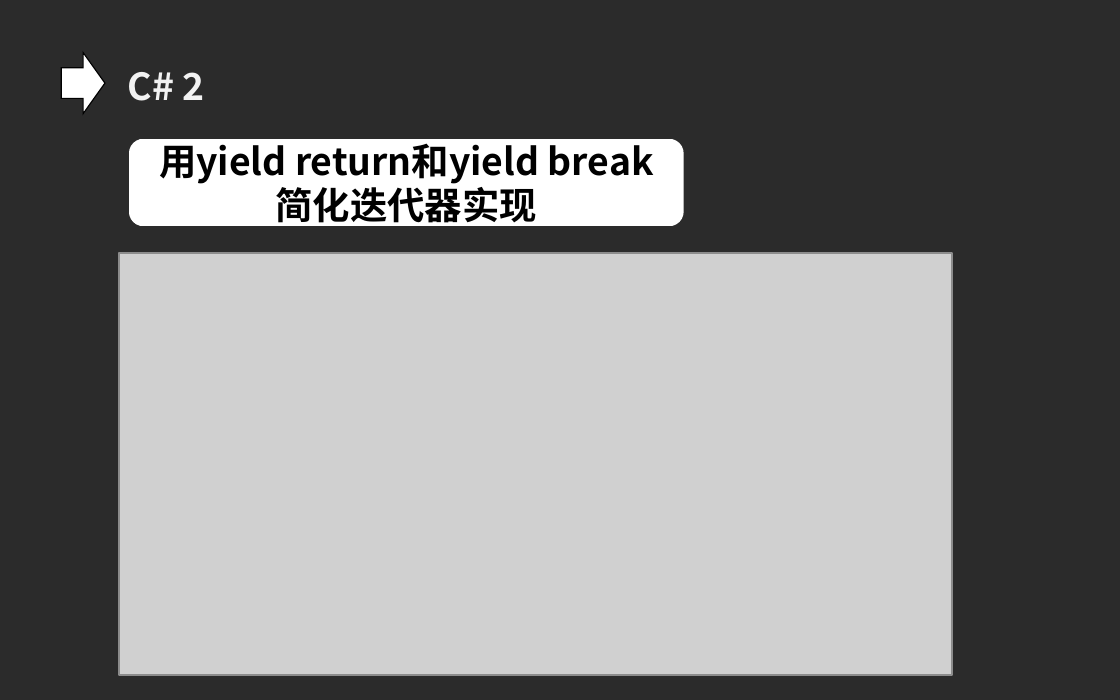
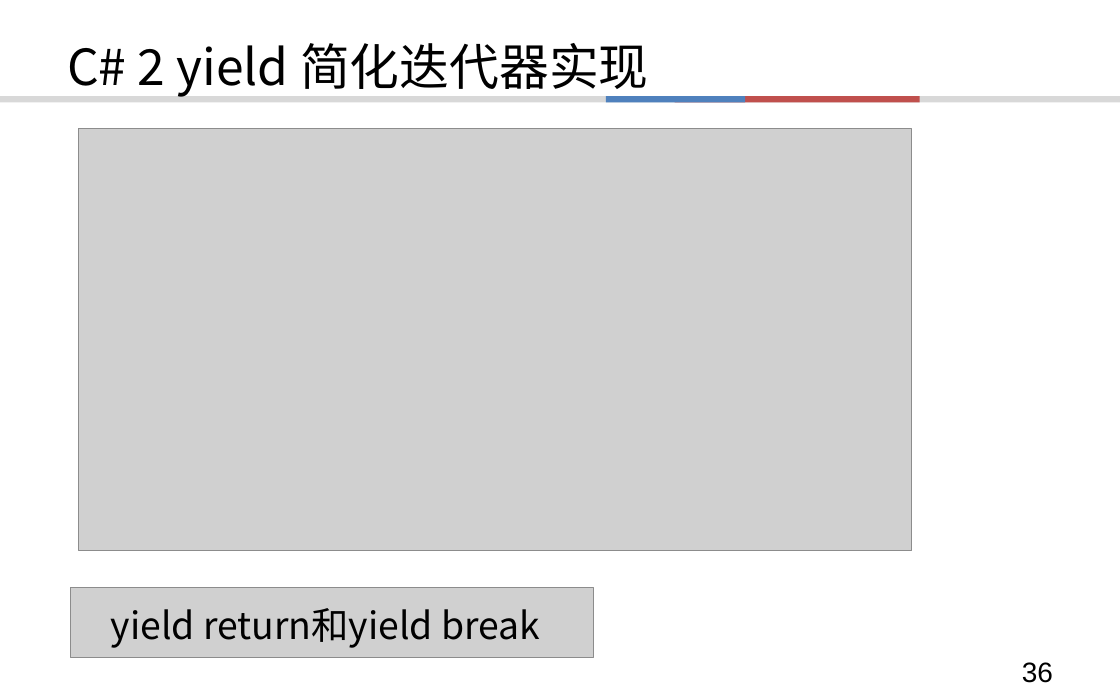
Before and after one commit to TerabyteX/lecture, a slide deck: slide 36 of C#/CsharpEvolution.ppt (slide 29 before the commit). Drawn at 1120x700 pixels with LibreOffice and Linux fonts; fonts in the diff are those of the drawing; grey boxes stand for pictures; background and template pictures are left out; a plain dark background stands for a picture behind light text. Boxes give left, top, right and bottom in pixels: in the first picture for what was removed or moved away, otherwise in the second. Text is boxed around its words. In the diff, an @@ line names an element or a change of style, - is before the commit and + after.

```diff
--- a/C#/CsharpEvolution.ppt
+++ b/C#/CsharpEvolution.ppt
@@ background picture (left out) to #FFFFFF @@
@@ title "C# 2 yield 简化迭代器实现": place and size @@
-title "C# 2 yield 简化迭代器实现" at bbox=[129, 139, 683, 226]
+title "C# 2 yield 简化迭代器实现" at bbox=[67, 43, 649, 97]
@@ title "C# 2 yield 简化迭代器实现" at bbox=[67, 43, 649, 97]: fill #FFFFFF to none @@
@@ right arrow removed at bbox=[62, 53, 105, 114] @@
@@ title at bbox=[67, 43, 649, 97]: text changed; size 24 to 32 pt; bold off @@
-用yield return和yield break 简化迭代器实现
+C# 2 yield 简化迭代器实现
@@ text removed at bbox=[128, 72, 205, 101] @@
-C# 2
@@ rectangle added at bbox=[0, 96, 1120, 103], fill #D8D8D8 @@
@@ rectangle added at bbox=[606, 96, 745, 103], fill #4F81BD @@
@@ rectangle added at bbox=[674, 96, 920, 103], fill #C0504D @@
@@ picture: place and size @@
-picture at bbox=[119, 253, 952, 675]
+picture at bbox=[78, 129, 912, 551]
@@ picture added at bbox=[71, 588, 594, 659] @@
@@ text added at bbox=[111, 608, 540, 648], 24 pt, text #000000 @@
+yield return和yield break
@@ page number added at bbox=[1022, 662, 1053, 683], 18 pt, text #000000 @@
+36
```
Also in this commit, not shown: 47 other slides changed, 37 slides added, 7 slides removed.
